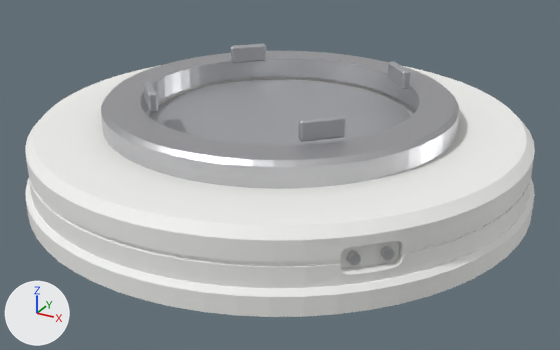
Renders of the glTF model models/station/ax_util_05_heavy_port.glb from each side of a commit.
One viewpoint serves both versions: a camera (50 mm lens) standing at (2.66, -4.83, 2.04) and looking at (0.07, -0.12, -0.32). The lights are fixed; the arrows at lower left show +X, +Y and +Z. The older version comes first. Vertices at exactly the same position are counted once.

The first picture shows 'capture_ring', 'guide_petals', 'hatch_door_1', 'mount_ring', 'port_body' and 1 more.
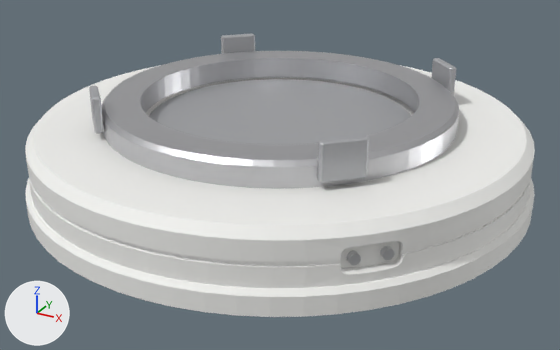
Changed parts and their boxes (x1, y1, x2, y2) in the pictures (560 x 350 px; the box of a moved part takes in the faces that stretch with it):
```json
{"object": "guide_petals", "change": "reshaped", "before": [143, 44, 411, 142], "after": [89, 33, 456, 183], "on screen": "37% wider, 53% taller"}
{"part": 1, "of": "me_ax_util_05_heavy_port_guide_petals", "change": "moved or reshaped", "before": [388, 61, 411, 89], "after": [431, 58, 456, 96]}
{"part": 2, "of": "me_ax_util_05_heavy_port_guide_petals", "change": "moved or reshaped", "before": [231, 44, 266, 63], "after": [221, 33, 255, 54]}
{"part": 3, "of": "me_ax_util_05_heavy_port_guide_petals", "change": "moved or reshaped", "before": [143, 81, 158, 112], "after": [89, 86, 104, 134]}
{"part": 4, "of": "me_ax_util_05_heavy_port_guide_petals", "change": "moved or reshaped", "before": [298, 115, 346, 142], "after": [317, 135, 369, 183]}
```

The change, as JSON lines over the scene's bpy script:
```json
{"block": "me_ax_util_05_heavy_port_guide_petals", "where": "# used by ob_guide_petals; location = (0.0, 0.0, 0.0)"}
{"op": "remove", "block": "me_ax_util_05_heavy_port_guide_petals", "code": "me_ax_util_05_heavy_port_guide_petals.from_pydata(...)  # 96 vertices, 176 faces; spans x -0.79..0.79, y -0.79..0.79, z 0.28..0.41"}
{"op": "add", "block": "me_ax_util_05_heavy_port_guide_petals", "code": "me_ax_util_05_heavy_port_guide_petals.from_pydata(...)  # 96 vertices, 176 faces; spans x -1.06..1.06, y -1.06..1.06, z 0.16..0.41"}
{"block": "me_ax_util_05_heavy_port_guide_petals", "change": "me_ax_util_05_heavy_port_guide_petals part 1: the loose piece of 24 vertices spanning x 0.55..0.79, y 0.55..0.79, z 0.28..0.41 is scaled about its middle by (1, 1, 1.96), then moved by (0.27, 0.27, -0.06)"}
{"block": "me_ax_util_05_heavy_port_guide_petals", "change": "me_ax_util_05_heavy_port_guide_petals part 2: the loose piece of 24 vertices spanning x -0.79..-0.55, y 0.55..0.79, z 0.28..0.41 is scaled about its middle by (1, 1, 1.96), then moved by (-0.27, 0.27, -0.06)"}
{"block": "me_ax_util_05_heavy_port_guide_petals", "change": "me_ax_util_05_heavy_port_guide_petals part 3: the loose piece of 24 vertices spanning x -0.79..-0.55, y -0.79..-0.55, z 0.28..0.41 is scaled about its middle by (1, 1, 1.96), then moved by (-0.27, -0.27, -0.06)"}
{"block": "me_ax_util_05_heavy_port_guide_petals", "change": "me_ax_util_05_heavy_port_guide_petals part 4: the loose piece of 24 vertices spanning x 0.55..0.79, y -0.79..-0.55, z 0.28..0.41 is scaled about its middle by (1, 1, 1.96), then moved by (0.27, -0.27, -0.06)"}
```
